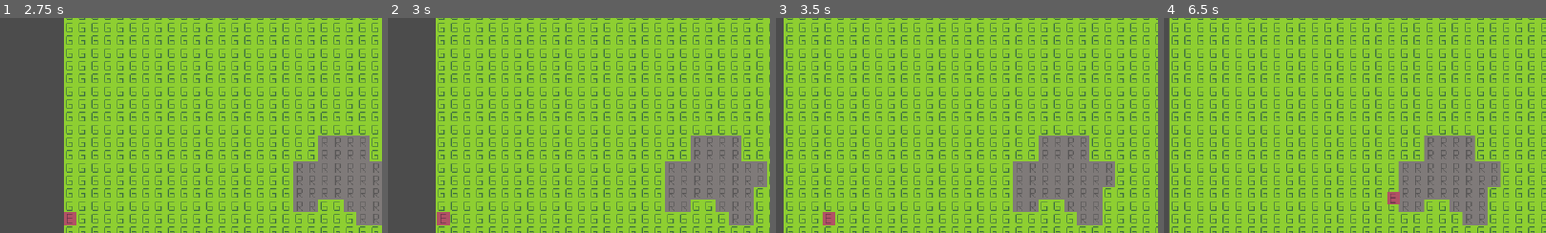
Above: before the commit, frames 1-4 (left to right).
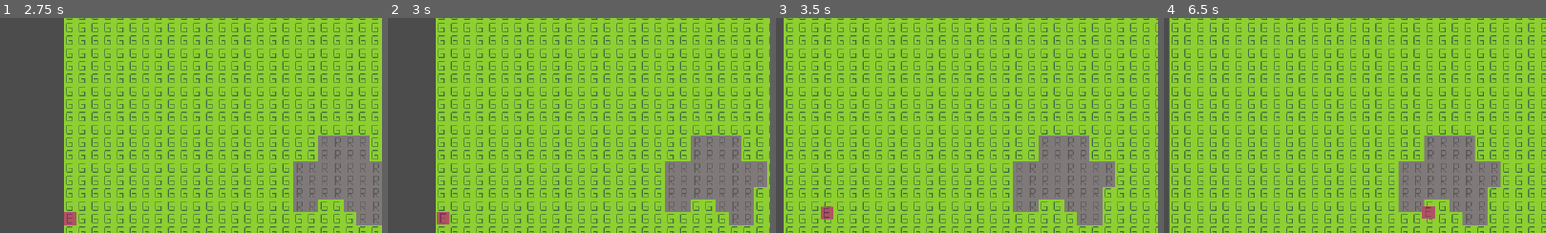
Above: after the commit, the same moments.

Repository: Joshua5437/Game-3
Game: Godot game, scene res://mainScene.tscn
The game is run twice, just before and just after one commit, with the same random seed, the same clock (stepped at 60 frames per second) and the same inputs.
Inputs (mouse positions are % of the whole screen's width and height, from its top left):
- Up to frame 1 (2.75 s): click (9, 85) at 0.5 s; click "Start Wave" at 1.25 s; click (3, 85) at 2 s
- Up to frame 2 (3 s): tap Enter at 2.75 s; move the mouse to (72, 45) at 2.77 s; hold D (move_right) from 2.78 s (still down); hold 1 from 2.78 s (still down); click (72, 45) at 2.92 s
- Up to frame 3 (3.5 s): keep holding D (move_right); keep holding 1
- Up to frame 4 (6.5 s): release D (move_right) at 3.5 s; release 1 at 3.5 s; drag from (67, 46) to (7, 76) at 3.52 s; move the mouse to (60, 28) at 4.27 s; hold D (move_right) 4.28-5 s; hold Q 4.28-5 s; click (60, 28) at 4.42 s; drag from (54, 28) to (20, 35) at 5.02 s; move the mouse to (80, 65) at 5.77 s; hold A (move_left) from 5.78 s (still down); hold 2 from 5.78 s (still down); click (80, 65) at 5.92 s
The pictures show only the part of the screen within x 0-50%, y 29-79%; the shares and areas given below are measured in that part.

Frame 1 is identical in both runs. In frame 2, less than 0.1% of the frame differs, in the area x 12-17%, y 90-97%; in frame 3, 0.3%; in frame 4, 0.4%, in the area x 58-71%, y 80-94%.

Commit message:
improved A* pathfinding

Diff:
--- a/map.tscn
+++ b/map.tscn
@@ -1,22 +1,10 @@
-[gd_scene load_steps=9 format=2]
+[gd_scene load_steps=6 format=2]
 
 [ext_resource path="res://tiles.png" type="Texture" id=1]
 [ext_resource path="res://scripts/map.gd" type="Script" id=2]
 
-[sub_resource type="NavigationPolygon" id=3]
-vertices = PoolVector2Array( 0, 0, 16, 0, 16, 16, 0, 16 )
-polygons = [ PoolIntArray( 0, 1, 2, 3 ) ]
-
-[sub_resource type="NavigationPolygon" id=4]
-vertices = PoolVector2Array( 0, 0, 16, 0, 16, 16, 0, 16 )
-polygons = [ PoolIntArray( 0, 1, 2, 3 ) ]
-
-[sub_resource type="NavigationPolygon" id=5]
-vertices = PoolVector2Array( 0, 0, 16, 0, 16, 16, 0, 16 )
-polygons = [ PoolIntArray( 0, 1, 2, 3 ) ]
-
 [sub_resource type="TileSet" id=1]
-0/name = "Ground"
+0/name = "grass"
 0/texture = ExtResource( 1 )
 0/tex_offset = Vector2( 0, 0 )
 0/modulate = Color( 1, 1, 1, 1 )
@@ -24,14 +12,13 @@
 0/tile_mode = 0
 0/occluder_offset = Vector2( 0, 0 )
 0/navigation_offset = Vector2( 0, 0 )
-0/navigation = SubResource( 3 )
 0/shape_offset = Vector2( 0, 0 )
 0/shape_transform = Transform2D( 1, 0, 0, 1, 0, 0 )
 0/shape_one_way = false
 0/shape_one_way_margin = 0.0
 0/shapes = [  ]
 0/z_index = 0
-1/name = "Water"
+1/name = "water"
 1/texture = ExtResource( 1 )
 1/tex_offset = Vector2( 0, 0 )
 1/modulate = Color( 1, 1, 1, 1 )
@@ -39,14 +26,13 @@
 1/tile_mode = 0
 1/occluder_offset = Vector2( 0, 0 )
 1/navigation_offset = Vector2( 0, 0 )
-1/navigation = SubResource( 4 )
 1/shape_offset = Vector2( 0, 0 )
 1/shape_transform = Transform2D( 1, 0, 0, 1, 0, 0 )
 1/shape_one_way = false
 1/shape_one_way_margin = 0.0
 1/shapes = [  ]
 1/z_index = 0
-2/name = "Rock"
+2/name = "rock"
 2/texture = ExtResource( 1 )
 2/tex_offset = Vector2( 0, 0 )
 2/modulate = Color( 1, 1, 1, 1 )
@@ -54,14 +40,13 @@
 2/tile_mode = 0
 2/occluder_offset = Vector2( 0, 0 )
 2/navigation_offset = Vector2( 0, 0 )
-2/navigation = SubResource( 5 )
 2/shape_offset = Vector2( 0, 0 )
 2/shape_transform = Transform2D( 1, 0, 0, 1, 0, 0 )
 2/shape_one_way = false
 2/shape_one_way_margin = 0.0
 2/shapes = [  ]
 2/z_index = 0
-3/name = "Farm"
+3/name = "farm"
 3/texture = ExtResource( 1 )
 3/tex_offset = Vector2( 0, 0 )
 3/modulate = Color( 1, 1, 1, 1 )
@@ -75,7 +60,7 @@
 3/shape_one_way_margin = 0.0
 3/shapes = [  ]
 3/z_index = 0
-4/name = "Wall"
+4/name = "wall"
 4/texture = ExtResource( 1 )
 4/tex_offset = Vector2( 0, 0 )
 4/modulate = Color( 1, 1, 1, 1 )
@@ -89,7 +74,7 @@
 4/shape_one_way_margin = 0.0
 4/shapes = [  ]
 4/z_index = 0
-5/name = "Mine"
+5/name = "mine"
 5/texture = ExtResource( 1 )
 5/tex_offset = Vector2( 0, 0 )
 5/modulate = Color( 1, 1, 1, 1 )
@@ -103,7 +88,7 @@
 5/shape_one_way_margin = 0.0
 5/shapes = [  ]
 5/z_index = 0
-6/name = "Enemy"
+6/name = "enemy"
 6/texture = ExtResource( 1 )
 6/tex_offset = Vector2( 0, 0 )
 6/modulate = Color( 1, 1, 1, 1 )
@@ -117,7 +102,7 @@
 6/shape_one_way_margin = 0.0
 6/shapes = [  ]
 6/z_index = 0
-7/name = "Base"
+7/name = "base"
 7/texture = ExtResource( 1 )
 7/tex_offset = Vector2( 0, 0 )
 7/modulate = Color( 1, 1, 1, 1 )
--- a/scripts/map.gd
+++ b/scripts/map.gd
@@ -12,34 +12,39 @@
 const CENTER_OFFSET = Vector2(8,8)
 const CELL_SIZE = 16
 
-#map weights for the pathfinding
+const CELL_NEIGHBORS = [Vector2.UP, Vector2.DOWN, Vector2.LEFT, Vector2.RIGHT]
 
-var map_weights = [
-	1, #0 Grass
-	5, #1 Water
-	1, #2 Rock
-	4, #3 Farm
-	1, #4 Wall
-	1, #5 Black
-	1, #6 Enemy
-	1, #7 Base
-	1, #Extra
-	1, #Extra
+# Map weights for the pathfinding
+var map_weights = {
+	"grass" : 1,
+	"water" : 5,
+	"rock" : 1,
+	"farm" : 4,
+	"wall" : 1,
+	"mine" : 1,
+	"enemy" : 1,
+	"base" : 1
+}
 
-]
 func _ready():
-	#llop through all tiles to create the path nodes
-	for x in range(MAP_SIZE):
-		for y in range(MAP_SIZE):
-			var tile_weight = map_weights[ground.get_cell(x,y)]
-			astar.add_point(x * MAP_SIZE + y,ground.map_to_world(Vector2(x,y)) + CENTER_OFFSET, tile_weight)
+	_add_points()
+	_connect_points()
 
-	#connect them together
-	for x in range(MAP_SIZE -1):
-		for y in range(MAP_SIZE -1):
-			astar.connect_points(x*MAP_SIZE+y, (x+1)*MAP_SIZE+y)
-			astar.connect_points(x*MAP_SIZE+y, (x+1)*MAP_SIZE+y+1)
-			astar.connect_points(x*MAP_SIZE+y, (x+1)*MAP_SIZE+y+1)
+func _add_points():
+	# Add all ground cells to AStar
+	for cell in ground.get_used_cells():
+		astar.add_point(id(cell), cell)
+
+func _connect_points():
+	var used_cells = ground.get_used_cells()
+
+	# Add connect all ground cells with their neighboring ground cells
+	for cell in used_cells:
+		for neighbor in CELL_NEIGHBORS:
+			var next_cell = cell + neighbor
+			if used_cells.has(next_cell):
+				astar.connect_points(id(cell), id(next_cell))
+
 # Returns if there is a building on the map
 # world_position: Global position
 func is_building_there(world_position):
@@ -58,11 +63,13 @@
 	# Overwrite the tile with different building tile (to represent the type of building, useful
 	# for saving and loading data if we ever get there)
 	buildings.set_cellv(grid_coord, 1)
-	#set points to really high weight if tower is there.
-	#this is because they still need to path to the tower
-	#just disabling them prevents enemies from being able to path close to it
-	#we could also make enemies have a large attack radius to solve this issue, that might be better
-	astar.set_point_weight_scale(grid_coord.x * MAP_SIZE + grid_coord.y, 1000)
+
+	# set points to really high weight if tower is there.
+	# this is because they still need to path to the tower
+	# just disabling them prevents enemies from being able to path close to it
+	# we could also make enemies have a large attack radius to solve this issue, that might be better
+	astar.set_point_weight_scale(id(grid_coord), 1000)
+
 	# Convert into world coord to place our building
 	# Note: Vector is there to offset the placement of the building assuming
 	# if the sprite is actually 16x16 (might need to be dynamic depending on type
@@ -77,12 +84,25 @@
 	emit_signal("placed_building", building_instance)
 
 func get_path_to_point(from: Vector2, to: Vector2):
-	var from_id = astar.get_closest_point(from)
-	var to_id = astar.get_closest_point(to)
-	return astar.get_point_path(from_id, to_id)
+	# Convert from world position to grid position
+	# so it can be id
+	var from_ = id(ground.world_to_map(from))
+	var to_ = id(ground.world_to_map(to))
+	var path = astar.get_point_path(from_, to_)
+	for i in len(path):
+		path[i] = ground.map_to_world(path[i])
+	return path
 
 func get_cell_weight(world_position: Vector2):
-	return map_weights[ground.get_cell(world_position.x/CELL_SIZE, world_position.y/CELL_SIZE)]
+	# Convert world position to grid position
+	var grid_pos = ground.world_to_map(world_position)
+
+	# Find tile name by fetching and using the cell's tile id
+	var cell_id = ground.get_cellv(grid_pos)
+	var cell_tile_name = ground.tile_set.tile_get_name(cell_id)
+
+	# Return tile weight using the tile name
+	return map_weights[cell_tile_name]
 
 # Return random position on the map edge
 func randomize_edge_position():
@@ -109,3 +129,7 @@
 	var grid_pos = ground.world_to_map(world_position)
 	var new_pos = ground.map_to_world(grid_pos) + CENTER_OFFSET
 	return new_pos
+
+# Returns unqiue id using cantor pairing function
+func id(vec : Vector2):
+	return (vec.x + vec.y) * (vec.x + vec.y + 1) / 2 + vec.y
